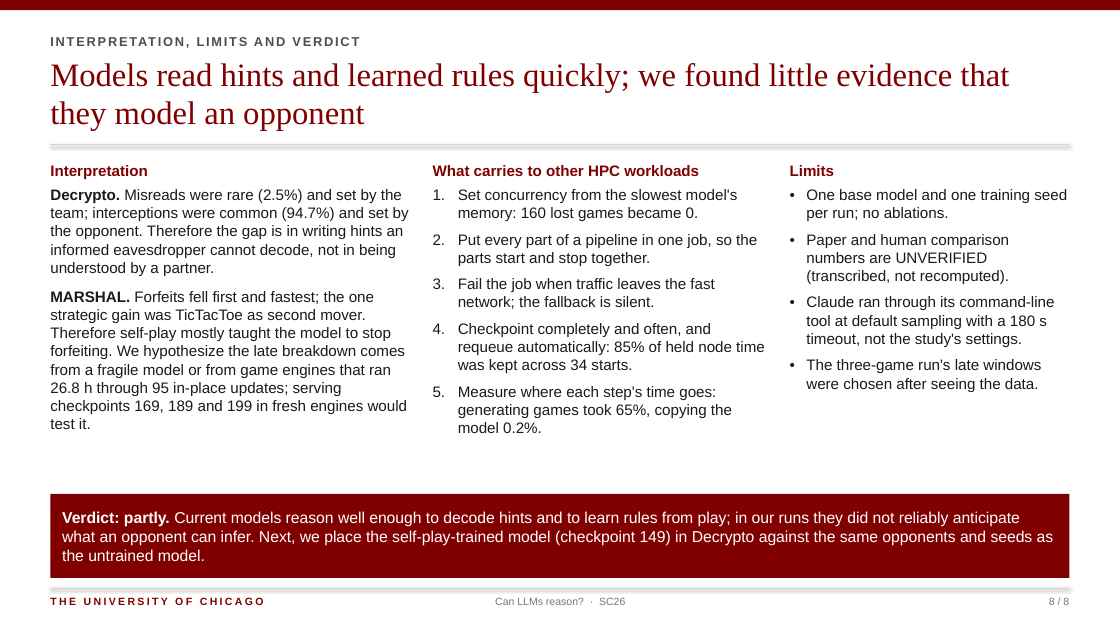
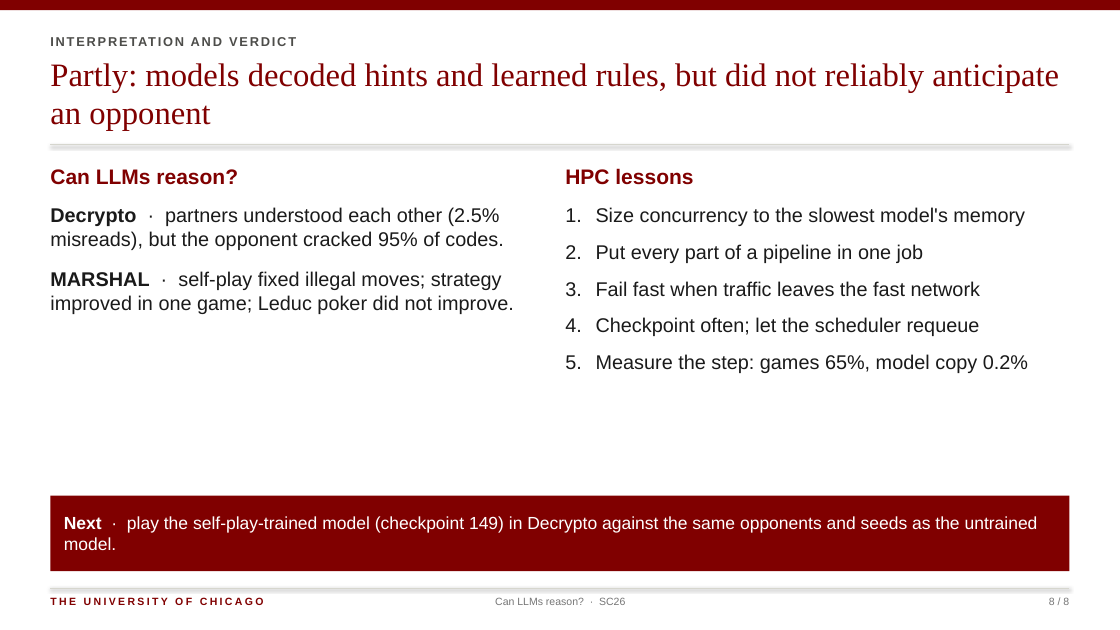
Before and after one commit to rmehta1987/decrypto, a slide deck: slide 8 of slides/can_llms_reason_sc26.pptx. Drawn at 1120x630 pixels with LibreOffice and Linux fonts; fonts in the diff are those of the drawing. Boxes give left, top, right and bottom in pixels: in the first picture for what was removed or moved away, otherwise in the second. Text is boxed around its words. In the diff, an @@ line names an element or a change of style, - is before the commit and + after.

```diff
--- a/slides/can_llms_reason_sc26.pptx
+++ b/slides/can_llms_reason_sc26.pptx
@@ text at (50, 34, 807, 55): text changed @@
-INTERPRETATION, LIMITS AND VERDICT
+INTERPRETATION AND VERDICT
@@ text at (50, 63, 1059, 130): text changed @@
-Models read hints and learned rules quickly; we found little evidence that they model an opponent
+Partly: models decoded hints and learned rules, but did not reliably anticipate an opponent
@@ text at (50, 169, 514, 314): text changed; size 13 to 17 pt @@
-Interpretation
-Decrypto. Misreads were rare (2.5%) and set by the team; interceptions were common (94.7%) and set by the opponent. Therefore the gap is in writing hints an informed eavesdropper cannot decode, not in being understood by a partner.
-MARSHAL. Forfeits fell first and fastest; the one strategic gain was TicTacToe as second mover. Therefore self-play mostly taught the model to stop forfeiting. We hypothesize the late breakdown comes from a fragile model or from game engines that ran 26.8 h through 95 in-place updates; serving checkpoints 169, 189 and 199 in fresh engines would test it.
+Can LLMs reason?
+Decrypto · partners understood each other (2.5% misreads), but the opponent cracked 95% of codes.
+MARSHAL · self-play fixed illegal moves; strategy improved in one game; Leduc poker did not improve.
@@ text at (565, 168, 1028, 373): text changed; size 13 to 17 pt @@
-What carries to other HPC workloads
-1. Set concurrency from the slowest model's memory: 160 lost games became 0.
-2. Put every part of a pipeline in one job, so the parts start and stop together.
-3. Fail the job when traffic leaves the fast network; the fallback is silent.
-4. Checkpoint completely and often, and requeue automatically: 85% of held node time was kept across 34 starts.
-5. Measure where each step's time goes: generating games took 65%, copying the model 0.2%.
+HPC lessons
+1. Size concurrency to the slowest model's memory
+2. Put every part of a pipeline in one job
+3. Fail fast when traffic leaves the fast network
+4. Checkpoint often; let the scheduler requeue
+5. Measure the step: games 65%, model copy 0.2%
@@ text removed at (790, 165, 1067, 392) @@
-Limits
-• One base model and one training seed per run; no ablations.
-• Paper and human comparison numbers are UNVERIFIED (transcribed, not recomputed).
-• Claude ran through its command-line tool at default sampling with a 180 s timeout, not the study's settings.
-• The three-game run's late windows were chosen after seeing the data.
@@ rectangle: place and size @@
-rectangle at (50, 494, 1070, 578)
+rectangle at (50, 496, 1070, 571)
@@ text at (64, 516, 1038, 550): text changed; size 13.5 to 15 pt @@
-Verdict: partly. Current models reason well enough to decode hints and to learn rules from play; in our runs they did not reliably anticipate what an opponent can infer. Next, we place the self-play-trained model (checkpoint 149) in Decrypto against the same opponents and seeds as the untrained model.
+Next · play the self-play-trained model (checkpoint 149) in Decrypto against the same opponents and seeds as the untrained model.
```
Also in this commit, not shown: 7 other slides changed, 1 other file.
